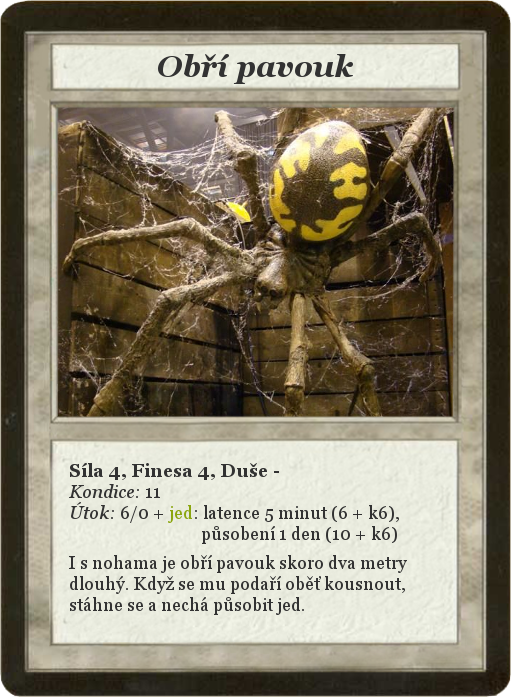
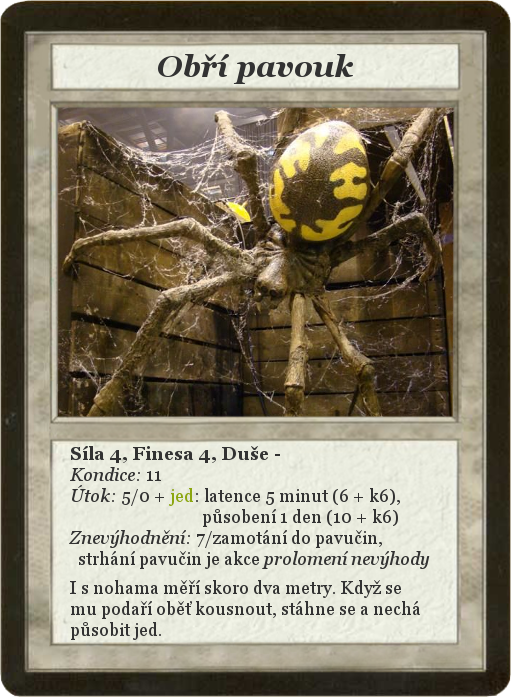
Layered file, before and after one edit (511 x 697). Changes by layer:
painted on "Síla 4, Finesa 4, Duše - ..." over [69,446,430,640]
